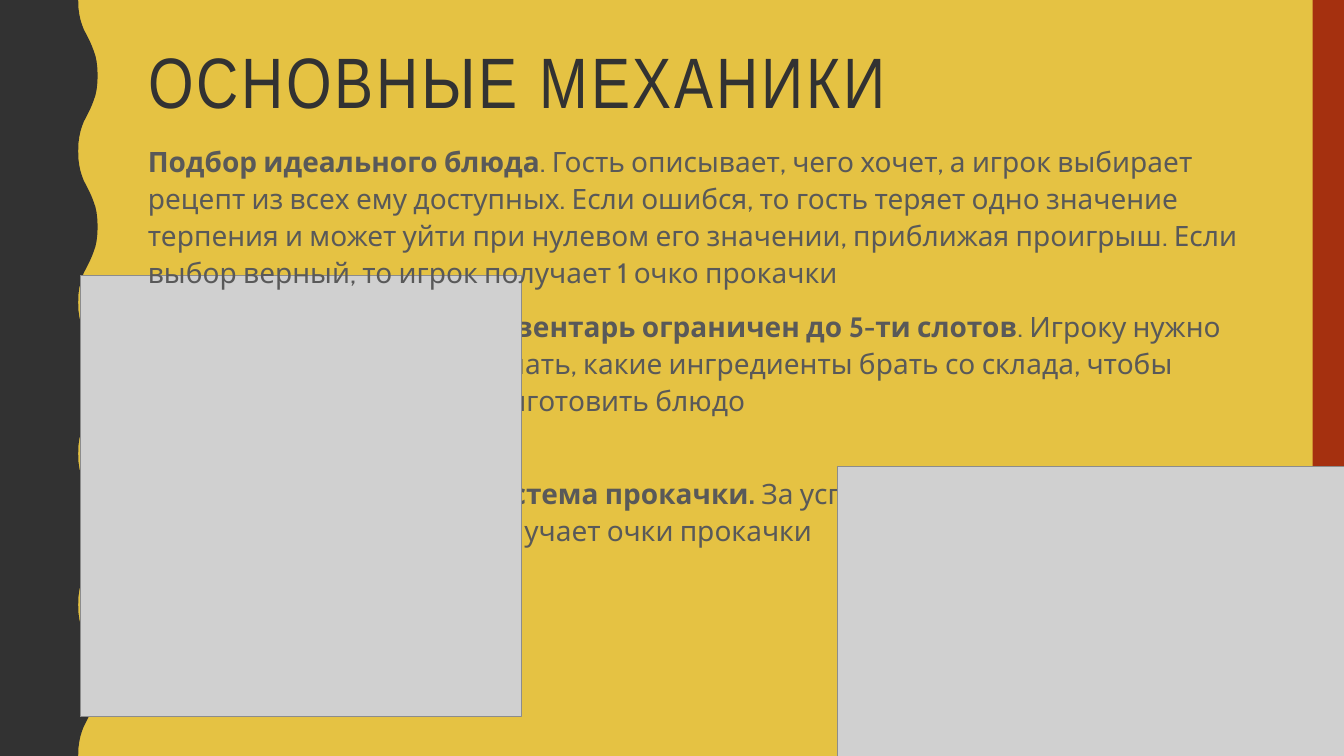
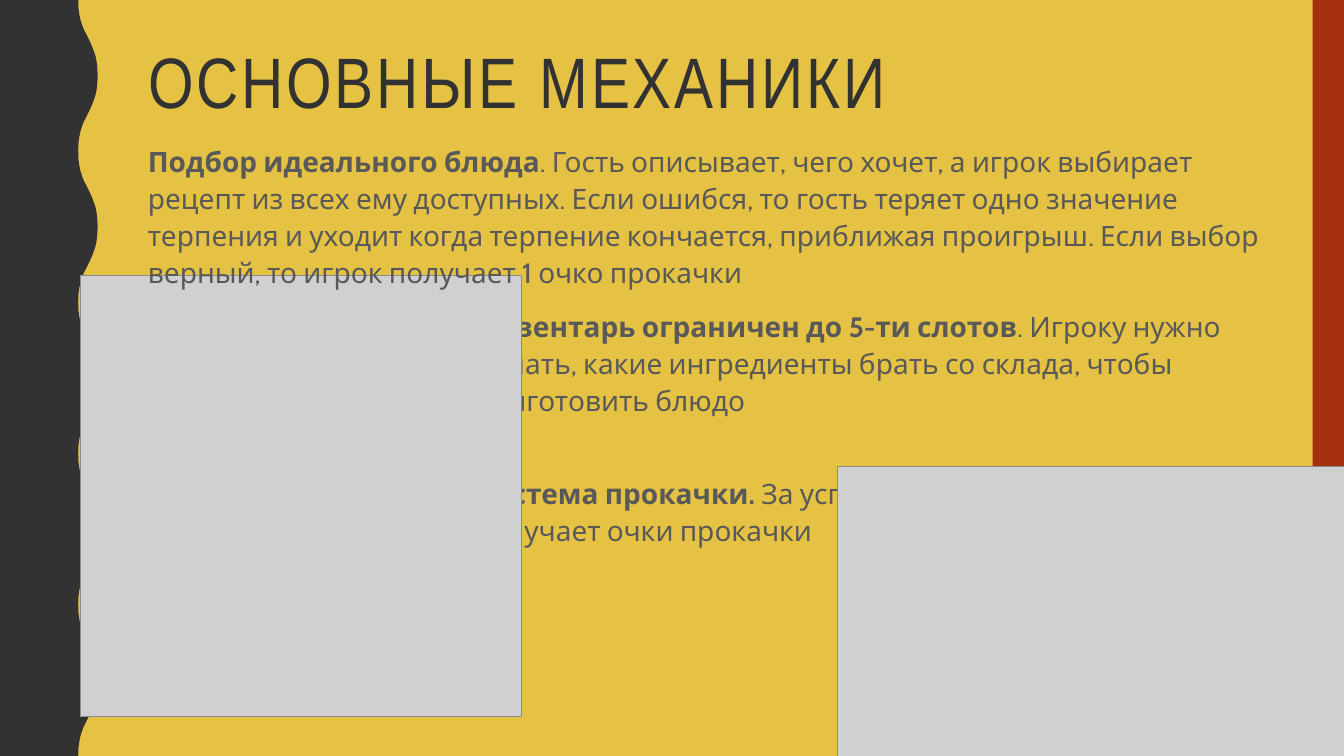
Before and after one commit to MCOSLA/project_game_c-, a slide deck: slide 4 of питчинг 16.03.pptx. Drawn at 1344x756 pixels with LibreOffice and Linux fonts; fonts in the diff are those of the drawing; grey boxes stand for pictures. Boxes give left, top, right and bottom in pixels: in the first picture for what was removed or moved away, otherwise in the second. Text is boxed around its words. In the diff, an @@ line names an element or a change of style, - is before the commit and + after.

```diff
--- a/питчинг 16.03.pptx
+++ b/питчинг 16.03.pptx
@@ text at <box>148,150,1259,290</box>: text changed @@
-Подбор идеального блюда. Гость описывает, чего хочет, а игрок выбирает рецепт из всех ему доступных. Если ошибся, то гость теряет одно значение терпения и может уйти при нулевом его значении, приближая проигрыш. Если выбор верный, то игрок получает 1 очко прокачки
+Подбор идеального блюда. Гость описывает, чего хочет, а игрок выбирает рецепт из всех ему доступных. Если ошибся, то гость теряет одно значение терпения и уходит когда терпение кончается, приближая проигрыш. Если выбор верный, то игрок получает 1 очко прокачки
```
Also in this commit, not shown: 1 other slide changed, 1 slide removed.
